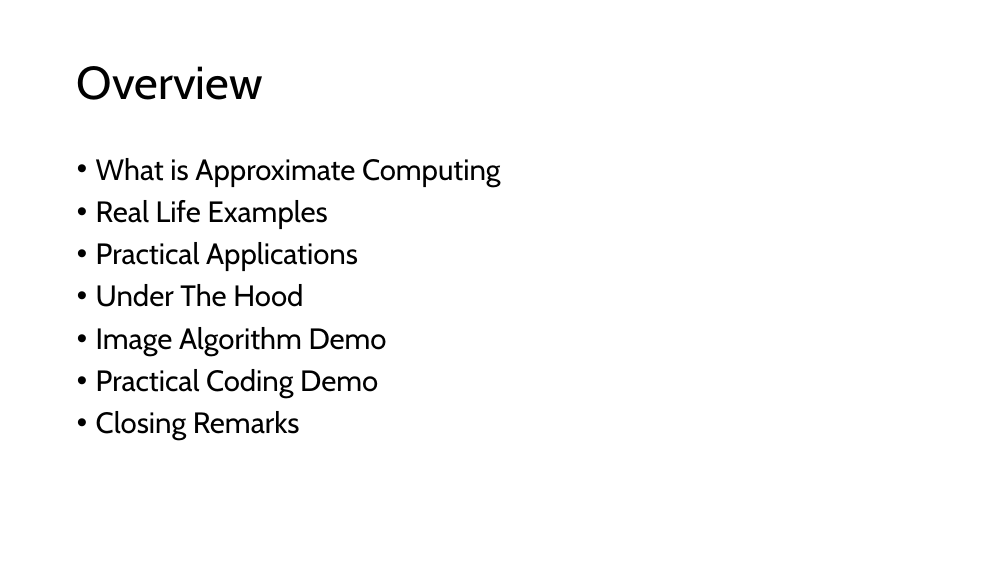
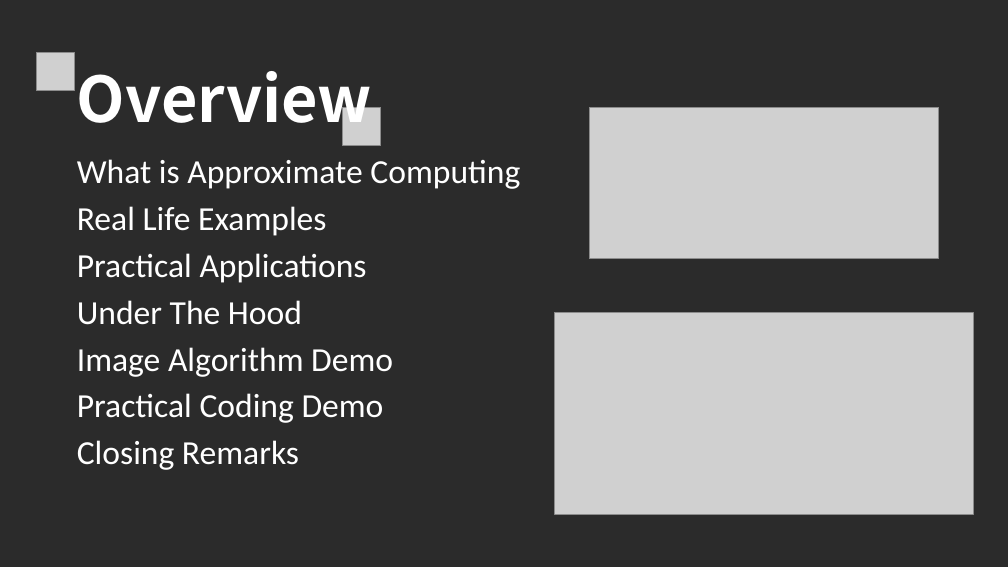
Before and after one commit to LoloMarty/2024-, a slide deck: slide 13 of CS4630/Approximate Computing.pptx (slide 2 before the commit). Drawn at 1008x567 pixels with LibreOffice and Linux fonts; fonts in the diff are those of the drawing; grey boxes stand for pictures; background and template pictures are left out; a plain dark background stands for a picture behind light text. Boxes give left, top, right and bottom in pixels: in the first picture for what was removed or moved away, otherwise in the second. Text is boxed around its words. In the diff, an @@ line names an element or a change of style, - is before the commit and + after.

```diff
--- a/CS4630/Approximate Computing.pptx
+++ b/CS4630/Approximate Computing.pptx
@@ background #FFFFFF to picture (left out) @@
@@ picture added at box(36, 52, 75, 91) @@
@@ text "Overview" at box(77, 71, 372, 137): size 44 to 60 pt, font Cabin to Noto Sans CJK SC, text colour #000000 to #FFFFFF, bold on; vertical alignment middle to bottom @@
@@ picture added at box(343, 107, 381, 146) @@
@@ picture added at box(589, 107, 938, 259) @@
@@ text "What is Approximate Computing" at box(77, 159, 520, 470): size 28 to 32 pt, font Cabin to Calibri, text colour #000000 to #FFFFFF; bullet • to none @@
@@ picture added at box(555, 313, 973, 515) @@
```
Also in this commit, not shown: 16 other slides changed, 9 slides added, 10 slides removed, 1 other file.
